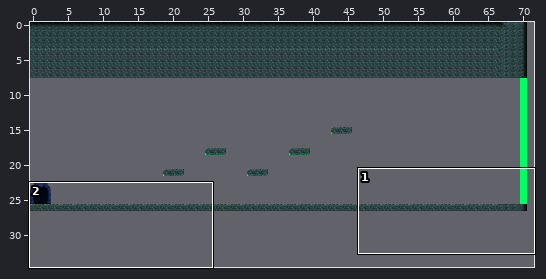
Tiled map (JSON) -- source/src/assets/map/boss.json. Above: a wide view before the commit, with the close-up outlined.
Close-up. First the earlier version:
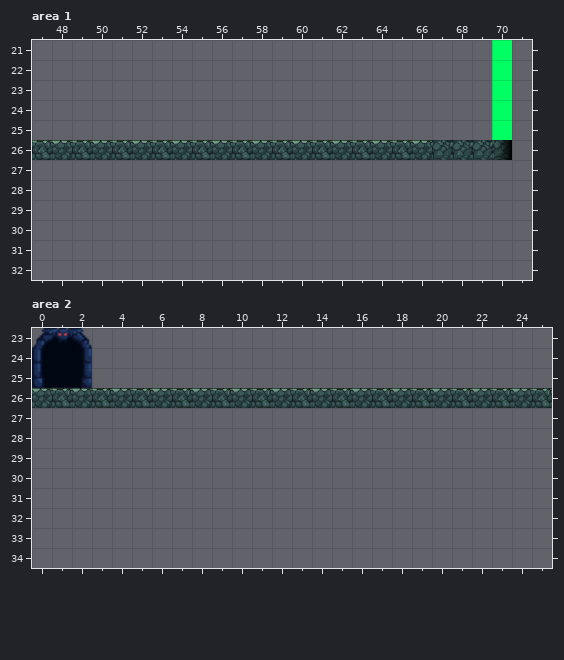
Cells are 32x32 px. Shown: area 1 x 47..71, y 21..32; area 2 x 0..25, y 23..34. The commit also changed other parts of the map, which this record leaves out.
Once edited:
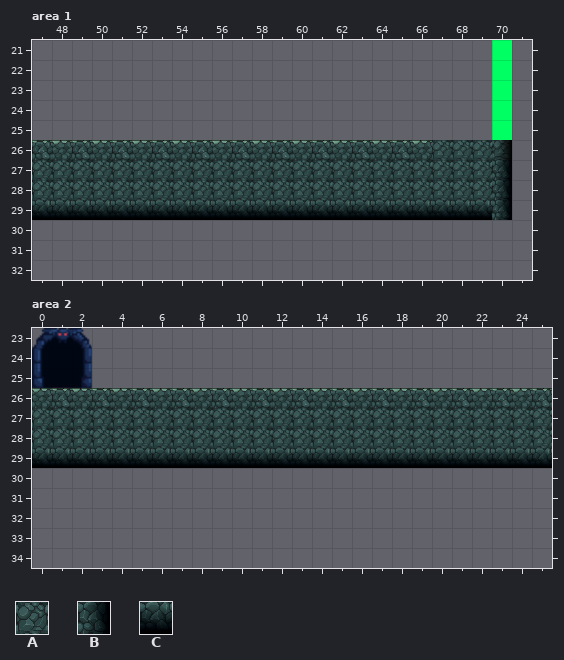
Key: from "boss": A 38, B 155, C 159.
_ is an empty cell, . an unchanged one.
The exact change:
--- layer "collision", area 1
@@ x 47..70 @@
-27 ________________________
-28 ________________________
-29 ________________________
+27 AAAAAAAAAAAAAAAAAAAAAAAB
+28 AAAAAAAAAAAAAAAAAAAAAAAB
+29 CCCCCCCCCCCCCCCCCCCCCCCB
--- layer "collision", area 2
@@ x 0..25 @@
-27 __________________________
-28 __________________________
-29 __________________________
+27 AAAAAAAAAAAAAAAAAAAAAAAAAA
+28 AAAAAAAAAAAAAAAAAAAAAAAAAA
+29 CCCCCCCCCCCCCCCCCCCCCCCCCC
